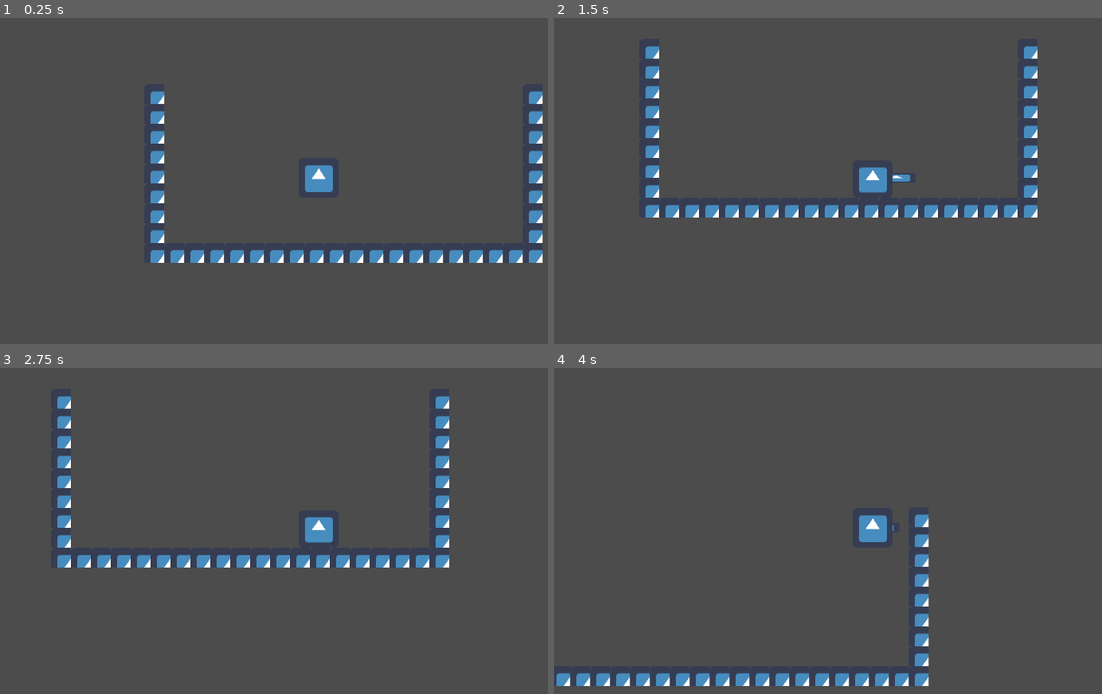
Above: before the commit, frames 1-4 (two rows, left to right).
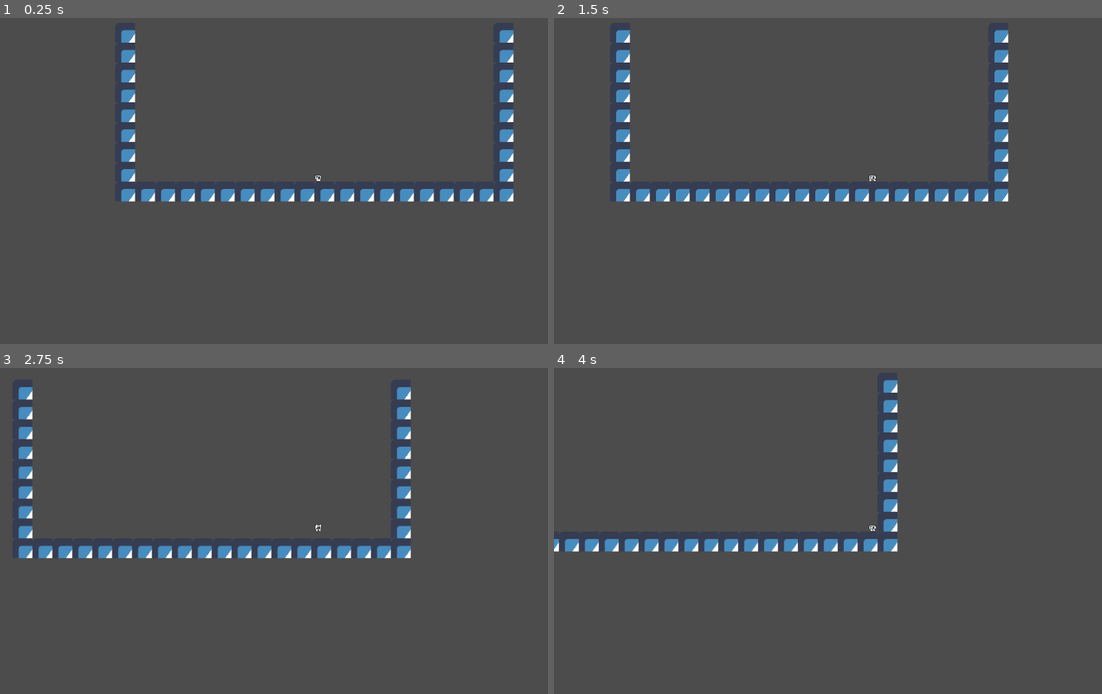
Above: after the commit, the same moments.

Repository: Streq/BeatEmUp
Game: Godot game, scene res://map.tscn
The game is run twice, just before and just after one commit, with the same random seed, the same clock (stepped at 60 frames per second) and the same inputs. The engine's default icon, where the game draws it, is replaced by a stand-in: a white triangle on a blue panel in a dark square.
Inputs:
- Up to frame 1 (0.25 s): no input
- Up to frame 2 (1.5 s): tap Enter at 0.5 s; hold Right (ui_right) from 0.53 s (still down); tap Z (A) at 0.6 s; tap X (B) at 0.8, 1.35 s
- Up to frame 3 (2.75 s): tap P at 1.55, 2.1 s; release Right (ui_right) at 2.03 s; tap Z (A) at 2.3 s
- Up to frame 4 (4 s): hold Right (ui_right) from 2.78 s (still down); tap Z (A) at 2.85 s; tap X (B) at 3.05, 3.6 s; tap P at 3.8 s

The runs differ from the first frame. In frame 1, 7.5% of the frame differs, in the area x 22-100%, y 3-76%; in frame 2, 7.4%; in frame 3, 6.9%; in frame 4, 5.7%.

Commit message:
reinventing the state machine

Diff:
--- /dev/null
+++ b/AnimationTree.gd
@@ -0,0 +1,9 @@
+extends AnimationTree
+
+onready var _playback = get("parameters/playback")
+
+func set_condition(condition:String, val:bool):
+	self["parameters/conditions/"+condition] = val
+
+func get_current_animation():
+	return _playback.get_current_node()
--- /dev/null
+++ b/Dude.tscn
@@ -0,0 +1,212 @@
+[gd_scene load_steps=27 format=2]
+
+[ext_resource path="res://fighter.gd" type="Script" id=1]
+[ext_resource path="res://AnimationTree.gd" type="Script" id=2]
+[ext_resource path="res://asset/texture/dude_sheet.png" type="Texture" id=3]
+
+[sub_resource type="RectangleShape2D" id=44]
+extents = Vector2( 5, 6 )
+
+[sub_resource type="AnimationNodeAnimation" id=14]
+animation = "air"
+
+[sub_resource type="AnimationNodeAnimation" id=9]
+animation = "idle"
+
+[sub_resource type="AnimationNodeAnimation" id=20]
+animation = "jump"
+
+[sub_resource type="AnimationNodeAnimation" id=10]
+animation = "walk"
+
+[sub_resource type="AnimationNodeStateMachineTransition" id=11]
+advance_condition = "walk"
+
+[sub_resource type="AnimationNodeStateMachineTransition" id=12]
+advance_condition = "idle"
+
+[sub_resource type="AnimationNodeStateMachineTransition" id=15]
+advance_condition = "air"
+
+[sub_resource type="AnimationNodeStateMachineTransition" id=16]
+advance_condition = "air"
+
+[sub_resource type="AnimationNodeStateMachineTransition" id=17]
+advance_condition = "idle"
+
+[sub_resource type="AnimationNodeStateMachineTransition" id=18]
+advance_condition = "walk"
+
+[sub_resource type="AnimationNodeStateMachineTransition" id=21]
+advance_condition = "jump"
+
+[sub_resource type="AnimationNodeStateMachineTransition" id=22]
+advance_condition = "jump"
+
+[sub_resource type="AnimationNodeStateMachineTransition" id=23]
+switch_mode = 2
+auto_advance = true
+
+[sub_resource type="AnimationNodeStateMachine" id=45]
+states/air/node = SubResource( 14 )
+states/air/position = Vector2( 711, 294 )
+states/idle/node = SubResource( 9 )
+states/idle/position = Vector2( 436, 61 )
+states/jump/node = SubResource( 20 )
+states/jump/position = Vector2( 711, -58 )
+states/walk/node = SubResource( 10 )
+states/walk/position = Vector2( 955, 61 )
+transitions = [ "idle", "walk", SubResource( 11 ), "walk", "idle", SubResource( 12 ), "walk", "air", SubResource( 15 ), "idle", "air", SubResource( 16 ), "air", "idle", SubResource( 17 ), "air", "walk", SubResource( 18 ), "idle", "jump", SubResource( 21 ), "walk", "jump", SubResource( 22 ), "jump", "air", SubResource( 23 ) ]
+start_node = "idle"
+graph_offset = Vector2( 63.3245, -102.347 )
+
+[sub_resource type="AnimationNodeStateMachinePlayback" id=46]
+
+[sub_resource type="RectangleShape2D" id=47]
+
+[sub_resource type="RectangleShape2D" id=48]
+
+[sub_resource type="Animation" id=49]
+length = 0.001
+tracks/0/type = "value"
+tracks/0/path = NodePath("pivot/display/Sprite:frame")
+tracks/0/interp = 1
+tracks/0/loop_wrap = true
+tracks/0/imported = false
+tracks/0/enabled = true
+tracks/0/keys = {
+"times": PoolRealArray( 0 ),
+"transitions": PoolRealArray( 1 ),
+"update": 0,
+"values": [ 0 ]
+}
+
+[sub_resource type="Animation" id=53]
+resource_name = "air"
+tracks/0/type = "value"
+tracks/0/path = NodePath("pivot/display/Sprite:frame")
+tracks/0/interp = 1
+tracks/0/loop_wrap = true
+tracks/0/imported = false
+tracks/0/enabled = true
+tracks/0/keys = {
+"times": PoolRealArray( 0 ),
+"transitions": PoolRealArray( 1 ),
+"update": 1,
+"values": [ 17 ]
+}
+
+[sub_resource type="Animation" id=50]
+resource_name = "idle"
+tracks/0/type = "value"
+tracks/0/path = NodePath("pivot/display/Sprite:frame")
+tracks/0/interp = 1
+tracks/0/loop_wrap = true
+tracks/0/imported = false
+tracks/0/enabled = true
+tracks/0/keys = {
+"times": PoolRealArray( 0 ),
+"transitions": PoolRealArray( 1 ),
+"update": 1,
+"values": [ 0 ]
+}
+
+[sub_resource type="Animation" id=52]
+resource_name = "jump"
+length = 0.1
+step = 0.01
+tracks/0/type = "value"
+tracks/0/path = NodePath("pivot/display/Sprite:frame")
+tracks/0/interp = 1
+tracks/0/loop_wrap = true
+tracks/0/imported = false
+tracks/0/enabled = true
+tracks/0/keys = {
+"times": PoolRealArray( 0 ),
+"transitions": PoolRealArray( 1 ),
+"update": 1,
+"values": [ 16 ]
+}
+tracks/1/type = "method"
+tracks/1/path = NodePath(".")
+tracks/1/interp = 1
+tracks/1/loop_wrap = true
+tracks/1/imported = false
+tracks/1/enabled = true
+tracks/1/keys = {
+"times": PoolRealArray( 0.1 ),
+"transitions": PoolRealArray( 1 ),
+"values": [ {
+"args": [  ],
+"method": "jump"
+} ]
+}
+
+[sub_resource type="Animation" id=51]
+resource_name = "walk"
+length = 0.5
+loop = true
+step = 0.05
+tracks/0/type = "value"
+tracks/0/path = NodePath("pivot/display/Sprite:frame")
+tracks/0/interp = 1
+tracks/0/loop_wrap = true
+tracks/0/imported = false
+tracks/0/enabled = true
+tracks/0/keys = {
+"times": PoolRealArray( 0, 0.25 ),
+"transitions": PoolRealArray( 1, 1 ),
+"update": 1,
+"values": [ 26, 24 ]
+}
+
+[node name="Dude" type="KinematicBody2D"]
+script = ExtResource( 1 )
+
+[node name="terrain_box" type="CollisionShape2D" parent="."]
+shape = SubResource( 44 )
+
+[node name="AnimationTree" type="AnimationTree" parent="."]
+tree_root = SubResource( 45 )
+anim_player = NodePath("../AnimationPlayer")
+active = true
+process_mode = 2
+parameters/playback = SubResource( 46 )
+parameters/conditions/air = false
+parameters/conditions/idle = false
+parameters/conditions/jump = false
+parameters/conditions/walk = false
+script = ExtResource( 2 )
+
+[node name="pivot" type="Node2D" parent="."]
+
+[node name="hurtbox" type="Node2D" parent="pivot"]
+
+[node name="main" type="Area2D" parent="pivot/hurtbox"]
+
+[node name="CollisionShape2D" type="CollisionShape2D" parent="pivot/hurtbox/main"]
+shape = SubResource( 47 )
+
+[node name="hitbox" type="Node2D" parent="pivot"]
+
+[node name="jab" type="Area2D" parent="pivot/hitbox"]
+visible = false
+
+[node name="CollisionShape2D" type="CollisionShape2D" parent="pivot/hitbox/jab"]
+shape = SubResource( 48 )
+disabled = true
+
+[node name="display" type="Node2D" parent="pivot"]
+
+[node name="Sprite" type="Sprite" parent="pivot/display"]
+texture = ExtResource( 3 )
+hframes = 8
+vframes = 8
+
+[node name="AnimationPlayer" type="AnimationPlayer" parent="."]
+playback_process_mode = 2
+anims/RESET = SubResource( 49 )
+anims/air = SubResource( 53 )
+anims/idle = SubResource( 50 )
+anims/jump = SubResource( 52 )
+anims/walk = SubResource( 51 )
--- a/fighter.gd
+++ b/fighter.gd
@@ -2,8 +2,12 @@
 
 
 export var gravity :float = 400
-export var jump_speed :float = 400
+export var jump_speed :float = 100
 var velocity := Vector2()
+export var can_turn = true
+
+
+onready var anim_tree = $AnimationTree
 
 func _ready():
 	$AnimationTree.active = true
@@ -11,18 +15,24 @@
 func _physics_process(delta):
 	velocity.y += gravity*delta
 	velocity.x = (float(Controller.is_pressed("right")) - float(Controller.is_pressed("left")))*100.0
-	if velocity.x:
+	anim_tree.advance(delta)
+	velocity = move_and_slide(velocity, Vector2.UP)
+	anim_tree.set_condition("jump", is_on_floor() and Controller.is_just_pressed("A"))
+#	anim_tree.set_condition("land", is_on_floor())
+	anim_tree.set_condition("idle", is_on_floor() and velocity.x == 0 and !is_on_wall())
+	anim_tree.set_condition("walk", is_on_floor() and velocity.x != 0)
+	anim_tree.set_condition("air", !is_on_floor())
+#	anim_tree.set_condition("jab", Controller.is_just_pressed("B"))
+
+	if can_turn and velocity.x:
 		$pivot.scale.x = sign(velocity.x)
-	velocity = move_and_slide(velocity, Vector2.UP)
-	set_anim_condition("jump", is_on_floor() and Controller.is_just_pressed("A"))
-	set_anim_condition("land", is_on_floor())
-	set_anim_condition("idle", is_on_floor() and velocity.x == 0 and !is_on_wall())
-	set_anim_condition("walk", is_on_floor() and velocity.x != 0)
-	set_anim_condition("air", !is_on_floor())
-	set_anim_condition("jab", Controller.is_just_pressed("B"))
 
-func set_anim_condition(condition:String, val:bool):
-	$AnimationTree["parameters/conditions/"+condition] = val
+
+
 
 func jump():
 	velocity.y -= jump_speed
+
+
+func _on_AnimationPlayer_animation_changed(old_name, new_name):
+	print("changed from ", old_name, " to ", new_name)
--- a/fighter.tscn
+++ b/fighter.tscn
@@ -1,7 +1,8 @@
-[gd_scene load_steps=40 format=2]
+[gd_scene load_steps=41 format=2]
 
 [ext_resource path="res://icon.png" type="Texture" id=1]
 [ext_resource path="res://fighter.gd" type="Script" id=2]
+[ext_resource path="res://AnimationTree.gd" type="Script" id=3]
 
 [sub_resource type="RectangleShape2D" id=3]
 extents = Vector2( 32, 32 )
@@ -56,6 +57,42 @@
 "update": 0,
 "values": [ false ]
 }
+tracks/4/type = "value"
+tracks/4/path = NodePath(".:can_turn")
+tracks/4/interp = 1
+tracks/4/loop_wrap = true
+tracks/4/imported = false
+tracks/4/enabled = true
+tracks/4/keys = {
+"times": PoolRealArray( 0 ),
+"transitions": PoolRealArray( 1 ),
+"update": 0,
+"values": [ true ]
+}
+tracks/5/type = "value"
+tracks/5/path = NodePath("pivot/display/Sprite:position")
+tracks/5/interp = 1
+tracks/5/loop_wrap = true
+tracks/5/imported = false
+tracks/5/enabled = true
+tracks/5/keys = {
+"times": PoolRealArray( 0 ),
+"transitions": PoolRealArray( 1 ),
+"update": 0,
+"values": [ Vector2( 0, 20.5 ) ]
+}
+tracks/6/type = "value"
+tracks/6/path = NodePath("pivot/display/Sprite:scale")
+tracks/6/interp = 1
+tracks/6/loop_wrap = true
+tracks/6/imported = false
+tracks/6/enabled = true
+tracks/6/keys = {
+"times": PoolRealArray( 0 ),
+"transitions": PoolRealArray( 1 ),
+"update": 0,
+"values": [ Vector2( 1, 0.359375 ) ]
+}
 
 [sub_resource type="Animation" id=13]
 resource_name = "air"
@@ -82,6 +119,18 @@
 "transitions": PoolRealArray( 1 ),
 "update": 0,
 "values": [ Vector2( 0, 0 ) ]
+}
+tracks/2/type = "value"
+tracks/2/path = NodePath(".:can_turn")
+tracks/2/interp = 1
+tracks/2/loop_wrap = true
+tracks/2/imported = false
+tracks/2/enabled = true
+tracks/2/keys = {
+"times": PoolRealArray( 0 ),
+"transitions": PoolRealArray( 1 ),
+"update": 1,
+"values": [ true ]
 }
 
 [sub_resource type="Animation" id=5]
@@ -97,7 +146,7 @@
 "times": PoolRealArray( 0, 0.5 ),
 "transitions": PoolRealArray( 1, 1 ),
 "update": 0,
-"values": [ Vector2( 0, 0 ), Vector2( 0, 2 ) ]
+"values": [ Vector2( 0, 0 ), Vector2( 0, 3 ) ]
 }
 tracks/1/type = "value"
 tracks/1/path = NodePath("pivot/display/Sprite:scale")
@@ -109,7 +158,19 @@
 "times": PoolRealArray( 0, 0.5 ),
 "transitions": PoolRealArray( 1, 1 ),
 "update": 0,
-"values": [ Vector2( 1, 1 ), Vector2( 1, 0.9375 ) ]
+"values": [ Vector2( 1, 1 ), Vector2( 1, 0.90625 ) ]
+}
+tracks/2/type = "value"
+tracks/2/path = NodePath(".:can_turn")
+tracks/2/interp = 1
+tracks/2/loop_wrap = true
+tracks/2/imported = false
+tracks/2/enabled = true
+tracks/2/keys = {
+"times": PoolRealArray( 0 ),
+"transitions": PoolRealArray( 1 ),
+"update": 1,
+"values": [ true ]
 }
 
 [sub_resource type="Animation" id=35]
@@ -152,6 +213,42 @@
 "update": 1,
 "values": [ true, false ]
 }
+tracks/3/type = "value"
+tracks/3/path = NodePath(".:can_turn")
+tracks/3/interp = 1
+tracks/3/loop_wrap = true
+tracks/3/imported = false
+tracks/3/enabled = true
+tracks/3/keys = {
+"times": PoolRealArray( 0 ),
+"transitions": PoolRealArray( 1 ),
+"update": 1,
+"values": [ false ]
+}
+tracks/4/type = "value"
+tracks/4/path = NodePath("pivot/display/Sprite:scale")
+tracks/4/interp = 1
+tracks/4/loop_wrap = true
+tracks/4/imported = false
+tracks/4/enabled = true
+tracks/4/keys = {
+"times": PoolRealArray( 0 ),
+"transitions": PoolRealArray( 1 ),
+"update": 0,
+"values": [ Vector2( 1, 1 ) ]
+}
+tracks/5/type = "value"
+tracks/5/path = NodePath("pivot/display/Sprite:position")
+tracks/5/interp = 1
+tracks/5/loop_wrap = true
+tracks/5/imported = false
+tracks/5/enabled = true
+tracks/5/keys = {
+"times": PoolRealArray( 0 ),
+"transitions": PoolRealArray( 1 ),
+"update": 0,
+"values": [ Vector2( 0, 0 ) ]
+}
 
 [sub_resource type="Animation" id=19]
 resource_name = "jump"
@@ -194,6 +291,18 @@
 "method": "jump"
 } ]
 }
+tracks/3/type = "value"
+tracks/3/path = NodePath(".:can_turn")
+tracks/3/interp = 1
+tracks/3/loop_wrap = true
+tracks/3/imported = false
+tracks/3/enabled = true
+tracks/3/keys = {
+"times": PoolRealArray( 0 ),
+"transitions": PoolRealArray( 1 ),
+"update": 1,
+"values": [ true ]
+}
 
 [sub_resource type="Animation" id=24]
 resource_name = "land"
@@ -222,6 +331,18 @@
 "update": 0,
 "values": [ Vector2( 1, 1 ), Vector2( 1.5, 0.671875 ), Vector2( 1, 1 ) ]
 }
+tracks/2/type = "value"
+tracks/2/path = NodePath(".:can_turn")
+tracks/2/interp = 1
+tracks/2/loop_wrap = true
+tracks/2/imported = false
+tracks/2/enabled = true
+tracks/2/keys = {
+"times": PoolRealArray( 0 ),
+"transitions": PoolRealArray( 1 ),
+"update": 1,
+"values": [ false ]
+}
 
 [sub_resource type="Animation" id=33]
 resource_name = "reform"
@@ -278,6 +399,18 @@
 "update": 0,
 "values": [ Vector2( 0, 0 ), Vector2( -5.96046e-08, 5 ) ]
 }
+tracks/2/type = "value"
+tracks/2/path = NodePath(".:can_turn")
+tracks/2/interp = 1
+tracks/2/loop_wrap = true
+tracks/2/imported = false
+tracks/2/enabled = true
+tracks/2/keys = {
+"times": PoolRealArray( 0 ),
+"transitions": PoolRealArray( 1 ),
+"update": 1,
+"values": [ true ]
+}
 
 [sub_resource type="Animation" id=28]
 resource_name = "wall"
@@ -306,6 +439,18 @@
 "update": 3,
 "values": [ Vector2( 4.5, -3.5 ) ]
 }
+tracks/2/type = "value"
+tracks/2/path = NodePath(".:can_turn")
+tracks/2/interp = 1
+tracks/2/loop_wrap = true
+tracks/2/imported = false
+tracks/2/enabled = true
+tracks/2/keys = {
+"times": PoolRealArray( 0 ),
+"transitions": PoolRealArray( 1 ),
+"update": 1,
+"values": [ false ]
+}
 
 [sub_resource type="AnimationNodeAnimation" id=14]
 animation = "air"
@@ -323,15 +468,13 @@
 animation = "land"
 
 [sub_resource type="AnimationNodeAnimation" id=10]
-animation = "walking"
+animation = "walk"
 
 [sub_resource type="AnimationNodeStateMachineTransition" id=11]
 advance_condition = "walk"
 
 [sub_resource type="AnimationNodeStateMachineTransition" id=12]
-switch_mode = 2
 advance_condition = "idle"
-xfade_time = 0.5
 
 [sub_resource type="AnimationNodeStateMachineTransition" id=15]
 advance_condition = "air"
@@ -352,8 +495,7 @@
 advance_condition = "jump"
 
 [sub_resource type="AnimationNodeStateMachineTransition" id=23]
-switch_mode = 2
-auto_advance = true
+advance_condition = "air"
 
 [sub_resource type="AnimationNodeStateMachineTransition" id=26]
 advance_condition = "land"
@@ -371,10 +513,6 @@
 [sub_resource type="AnimationNodeStateMachineTransition" id=39]
 advance_condition = "jab"
 
-[sub_resource type="AnimationNodeStateMachineTransition" id=40]
-switch_mode = 2
-advance_condition = "idle"
-
 [sub_resource type="AnimationNodeStateMachineTransition" id=41]
 switch_mode = 2
 advance_condition = "walk"
@@ -383,20 +521,24 @@
 switch_mode = 2
 advance_condition = "air"
 
+[sub_resource type="AnimationNodeStateMachineTransition" id=43]
+switch_mode = 2
+advance_condition = "idle"
+
 [sub_resource type="AnimationNodeStateMachine" id=7]
 states/air/node = SubResource( 14 )
-states/air/position = Vector2( 607, 255 )
+states/air/position = Vector2( 623, 255 )
 states/idle/node = SubResource( 9 )
 states/idle/position = Vector2( 436, 61 )
 states/jab/node = SubResource( 36 )
-states/jab/position = Vector2( 785, 255 )
+states/jab/position = Vector2( 1057, 242 )
 states/jump/node = SubResource( 20 )
-states/jump/position = Vector2( 607, -78 )
+states/jump/position = Vector2( 623, -47 )
 states/land/node = SubResource( 25 )
 states/land/position = Vector2( 436, 255 )
 states/walking/node = SubResource( 10 )
-states/walking/position = Vector2( 785, 61 )
-transitions = [ "idle", "walking", SubResource( 11 ), "walki …(422 unchanged characters)… air", "jab", SubResource( 39 ), "jab", "idle", SubResource( 40 ), "jab", "walking", SubResource( 41 ), "jab", "air", SubResource( 42 ) ]
+states/walking/position = Vector2( 1057, -47 )
+transitions = [ "idle", "walking", SubResource( 11 ), "walki …(422 unchanged characters)… air", "jab", SubResource( 39 ), "jab", "walking", SubResource( 41 ), "jab", "air", SubResource( 42 ), "jab", "idle", SubResource( 43 ) ]
 start_node = "idle"
 graph_offset = Vector2( 325.519, -142.271 )
 
@@ -414,6 +556,8 @@
 
 [node name="AnimationPlayer" type="AnimationPlayer" parent="."]
 autoplay = "idle"
+playback_process_mode = 2
+method_call_mode = 1
 anims/RESET = SubResource( 34 )
 anims/air = SubResource( 13 )
 anims/idle = SubResource( 5 )
@@ -428,6 +572,7 @@
 tree_root = SubResource( 7 )
 anim_player = NodePath("../AnimationPlayer")
 active = true
+process_mode = 2
 parameters/playback = SubResource( 8 )
 parameters/conditions/air = false
 parameters/conditions/idle = false
@@ -435,6 +580,7 @@
 parameters/conditions/jump = false
 parameters/conditions/land = false
 parameters/conditions/walk = false
+script = ExtResource( 3 )
 
 [node name="pivot" type="Node2D" parent="."]
 
@@ -461,6 +607,8 @@
 [node name="display" type="Node2D" parent="pivot"]
 
 [node name="Sprite" type="Sprite" parent="pivot/display"]
-position = Vector2( 0, 1.26745 )
-scale = Vector2( 1, 0.960392 )
+position = Vector2( 0, 20.5 )
+scale = Vector2( 1, 0.359375 )
 texture = ExtResource( 1 )
+
+[connection signal="animation_changed" from="AnimationPlayer" to="." method="_on_AnimationPlayer_animation_changed"]
--- /dev/null
+++ b/global/frame_step/frame_step.gd
@@ -0,0 +1,16 @@
+extends Node
+
+var pause = false
+var next_frame = false
+func _physics_process(delta):
+	get_tree().paused = pause and !next_frame
+	next_frame = false
+func _input(event):
+	if event is InputEventKey:
+		var e = event as InputEventKey
+		if e.is_pressed():
+			match e.scancode:
+				KEY_PLUS:
+					next_frame = true
+				KEY_P:
+					pause = !pause
--- /dev/null
+++ b/global/frame_step/frame_step.tscn
@@ -0,0 +1,8 @@
+[gd_scene load_steps=2 format=2]
+
+[ext_resource path="res://global/frame_step/frame_step.gd" type="Script" id=1]
+
+[node name="frame_step" type="Node"]
+pause_mode = 2
+process_priority = 10
+script = ExtResource( 1 )
--- a/map.tscn
+++ b/map.tscn
@@ -1,7 +1,7 @@
 [gd_scene load_steps=8 format=2]
 
 [ext_resource path="res://icon.png" type="Texture" id=1]
-[ext_resource path="res://fighter.tscn" type="PackedScene" id=2]
+[ext_resource path="res://Dude.tscn" type="PackedScene" id=2]
 
 [sub_resource type="ConvexPolygonShape2D" id=1]
 points = PoolVector2Array( 32, 32, 0, 32, 0, 0, 32, 0 )
@@ -74,8 +74,8 @@
 format = 1
 tile_data = PoolIntArray( 196616, 0, 0, 196635, 0, 0, 262152, 0, 0, 262171, 0, 0, 327688, 0, 0, 327707, 0, 0, 393224, 0 …(411 unchanged characters)…
 
-[node name="fighter" parent="." instance=ExtResource( 2 )]
-position = Vector2( 536, 234 )
+[node name="Dude" parent="." instance=ExtResource( 2 )]
+position = Vector2( 583, 338 )
 
-[node name="Camera2D" type="Camera2D" parent="fighter"]
+[node name="Camera2D" type="Camera2D" parent="Dude"]
 current = true
--- a/project.godot
+++ b/project.godot
@@ -8,6 +8,22 @@
 
 config_version=4
 
+_global_script_classes=[ {
+"base": "Node",
+"class": "State",
+"language": "GDScript",
+"path": "res://state_machine/state.gd"
+}, {
+"base": "Node",
+"class": "StateMachine",
+"language": "GDScript",
+"path": "res://state_machine/state_machine.gd"
+} ]
+_global_script_class_icons={
+"State": "",
+"StateMachine": ""
+}
+
 [application]
 
 config/name="Fighting Game"
@@ -17,6 +33,7 @@
 [autoload]
 
 Controller="*res://global/controller/controller.tscn"
+FrameStep="*res://global/frame_step/frame_step.tscn"
 
 [input]
 
--- /dev/null
+++ b/state_machine/state.gd
@@ -0,0 +1,28 @@
+extends Node
+class_name State
+signal finish(next_state, params)
+
+
+# Initialize the state. E.g. change the animation
+func _enter(params):
+	pass
+
+# Clean up the state. Reinitialize values like a timer
+func _exit():
+	return
+
+# Called during _process
+func _update(delta: float):
+	return
+
+# Called during _physics_process
+func _physics_update(delta: float):
+	return
+
+# Called during _input
+func _handle_input(event: InputEvent):
+	return
+
+# Called when current animation finished
+func _on_animation_finished(name:String):
+	return
--- /dev/null
+++ b/state_machine/state_machine.gd
@@ -0,0 +1,27 @@
+extends Node
+class_name StateMachine
+export (String) var start_state
+
+var current: State = null
+var states:= {}
+
+func _ready():
+	for state in get_children():
+		states[state.name] = state
+		state.connect("finish", self, "_change_state")
+	current = states[start_state]
+	current._enter(null)
+
+func _process(delta: float):
+	current._update(delta)
+
+func _physics_process(delta: float):
+	current._physics_update(delta)
+
+func _input(event: InputEvent):
+	current._handle_input(event)
+
+func _change_state(state_name: String, params):
+	current._exit()
+	current = states[state_name]
+	current._enter(params)
--- /dev/null
+++ b/state_machine/state_machine.tscn
@@ -0,0 +1,6 @@
+[gd_scene load_steps=2 format=2]
+
+[ext_resource path="res://state_machine/state_machine.gd" type="Script" id=1]
+
+[node name="Node" type="Node"]
+script = ExtResource( 1 )
--- /dev/null
+++ b/test/state_machine/idle.gd
@@ -0,0 +1,12 @@
+extends State
+
+
+func _enter(params):
+	print("entered idle")
+	owner.get_node("AnimationPlayer").play("idle")
+
+func _physics_update(delta: float):
+	if Input.is_action_just_pressed("A"):
+		emit_signal("finish", "jump", null)
+	elif Input.is_action_pressed("ui_right"):
+		emit_signal("finish", "run", null)
--- /dev/null
+++ b/test/state_machine/jump.gd
@@ -0,0 +1,15 @@
+extends State
+
+func _enter(params):
+	print("entered jump")
+	var anim : AnimationPlayer = owner.get_node("AnimationPlayer")
+	anim.connect("animation_finished", self, "_on_animation_finished")
+	anim.play("jump")
+
+func _on_animation_finished(name:String):
+	var anim : AnimationPlayer = owner.get_node("AnimationPlayer")
+	anim.disconnect("animation_finished", self, "_on_animation_finished")
+	if Input.is_action_pressed("ui_right"):
+		emit_signal("finish", "run", null)
+	else:
+		emit_signal("finish", "idle", null)
--- /dev/null
+++ b/test/state_machine/run.gd
@@ -0,0 +1,11 @@
+extends State
+
+
+func _enter(params):
+	print("entered run")
+	var anim: AnimationPlayer = owner.get_node("AnimationPlayer");
+	anim.play("run")
+
+func _physics_update(delta: float):
+	if !Input.is_action_pressed("ui_right"):
+		emit_signal("finish", "idle", null)
--- /dev/null
+++ b/test/state_machine/state_machine_test.tscn
@@ -0,0 +1,101 @@
+[gd_scene load_steps=10 format=2]
+
+[ext_resource path="res://state_machine/state_machine.tscn" type="PackedScene" id=1]
+[ext_resource path="res://asset/texture/dude_sheet.png" type="Texture" id=2]
+[ext_resource path="res://test/state_machine/idle.gd" type="Script" id=3]
+[ext_resource path="res://test/state_machine/run.gd" type="Script" id=4]
+[ext_resource path="res://test/state_machine/jump.gd" type="Script" id=5]
+
+[sub_resource type="Animation" id=1]
+length = 0.001
+tracks/0/type = "value"
+tracks/0/path = NodePath(".:frame")
+tracks/0/interp = 1
+tracks/0/loop_wrap = true
+tracks/0/imported = false
+tracks/0/enabled = true
+tracks/0/keys = {
+"times": PoolRealArray( 0 ),
+"transitions": PoolRealArray( 1 ),
+"update": 0,
+"values": [ 0 ]
+}
+
+[sub_resource type="Animation" id=2]
+resource_name = "idle"
+tracks/0/type = "value"
+tracks/0/path = NodePath(".:frame")
+tracks/0/interp = 1
+tracks/0/loop_wrap = true
+tracks/0/imported = false
+tracks/0/enabled = true
+tracks/0/keys = {
+"times": PoolRealArray( 0 ),
+"transitions": PoolRealArray( 1 ),
+"update": 1,
+"values": [ 0 ]
+}
+
+[sub_resource type="Animation" id=4]
+resource_name = "jump"
+length = 0.5
+tracks/0/type = "value"
+tracks/0/path = NodePath(".:frame")
+tracks/0/interp = 1
+tracks/0/loop_wrap = true
+tracks/0/imported = false
+tracks/0/enabled = true
+tracks/0/keys = {
+"times": PoolRealArray( 0, 0.2 ),
+"transitions": PoolRealArray( 1, 1 ),
+"update": 1,
+"values": [ 16, 17 ]
+}
+
+[sub_resource type="Animation" id=3]
+resource_name = "run"
+length = 0.8
+loop = true
+tracks/0/type = "value"
+tracks/0/path = NodePath(".:frame")
+tracks/0/interp = 1
+tracks/0/loop_wrap = true
+tracks/0/imported = false
+tracks/0/enabled = true
+tracks/0/keys = {
+"times": PoolRealArray( 0, 0.2, 0.4, 0.6 ),
+"transitions": PoolRealArray( 1, 1, 1, 1 ),
+"update": 1,
+"values": [ 9, 10, 11, 8 ]
+}
+
+[node name="Control" type="Control"]
+anchor_left = 0.5
+anchor_top = 0.5
+anchor_right = 0.5
+anchor_bottom = 0.5
+
+[node name="Sprite" type="Sprite" parent="."]
+scale = Vector2( 4, 4 )
+texture = ExtResource( 2 )
+hframes = 8
+vframes = 8
+
+[node name="state_machine" parent="Sprite" instance=ExtResource( 1 )]
+start_state = "idle"
+
+[node name="idle" type="Node" parent="Sprite/state_machine"]
+script = ExtResource( 3 )
+
+[node name="run" type="Node" parent="Sprite/state_machine"]
+script = ExtResource( 4 )
+
+[node name="jump" type="Node" parent="Sprite/state_machine"]
+script = ExtResource( 5 )
+
+[node name="AnimationPlayer" type="AnimationPlayer" parent="."]
+root_node = NodePath("../Sprite")
+anims/RESET = SubResource( 1 )
+anims/idle = SubResource( 2 )
+anims/jump = SubResource( 4 )
+anims/run = SubResource( 3 )
Binary file added: asset/texture/dude_sheet.png
Not shown, added: asset/texture/dude_sheet.png.import
